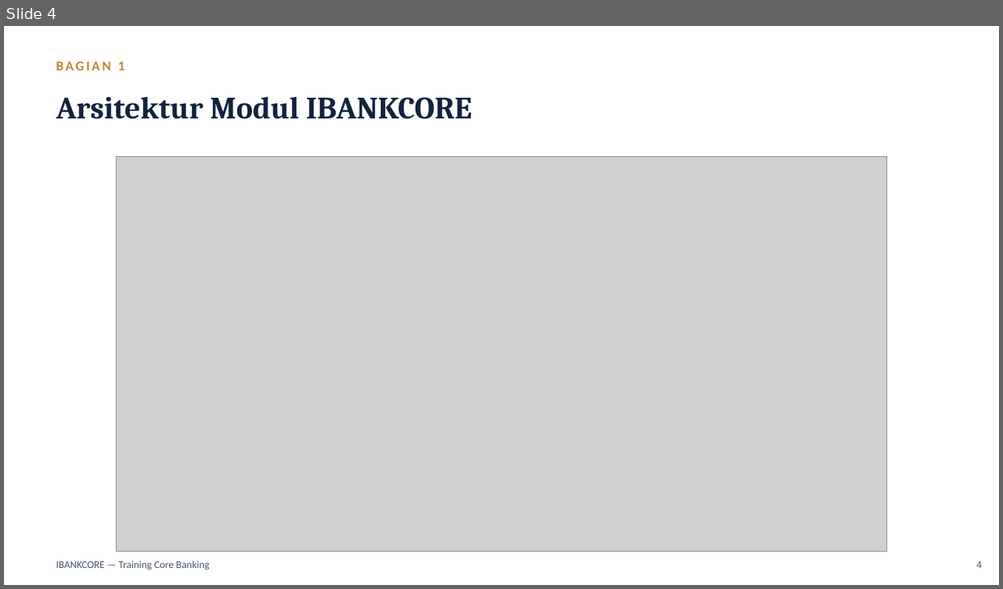
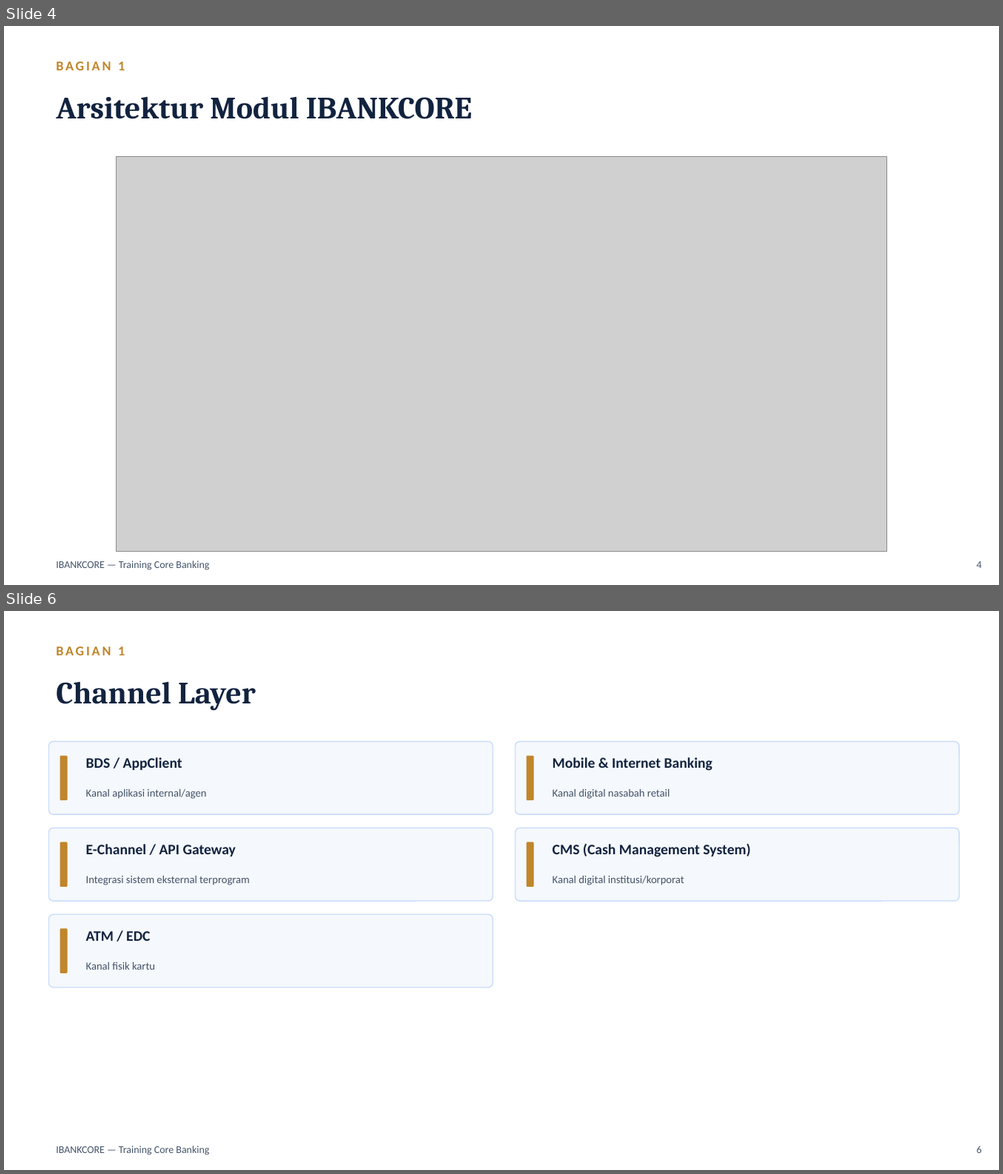
Before and after one commit to wisnu/ibankcore-training-materials, a slide deck: deployments/cgs-pos/dist/materi_training_ibankcore.pptx. Shown one above the other, each under a label of ours: slide 4 before the commit, slides 4 and 6 after it; the slides between them are not shown. The pictures are 1003x589 and 1003x1174 pixels, drawn with LibreOffice and Linux fonts; fonts in the diff are those of the drawing; grey boxes stand for pictures. Boxes give left, top, right and bottom in pixels: in the first picture for what was removed or moved away, otherwise in the second. Text is boxed around its words. In the diff, an @@ line names an element or a change of style, - is before the commit and + after.

Commit message:
Reorganize architecture section into 4 head groups matching the diagram
Restructure section 2 (Arsitektur Modul IBANKCORE) into four top-level
groups mirroring the four boxes in the diagram: Channel Layer, Core
Banking System (with Modul Utama, Lapisan Data, Core vs Enterprise,
and Switching-CGS as sub-headings), Internal Support Layer, and 3rd
Party Service. Update cross-references accordingly and add matching
slides (agenda cards for the 4 groups, plus a Channel Layer slide).

```diff
--- a/deployments/cgs-pos/dist/materi_training_ibankcore.pptx
+++ b/deployments/cgs-pos/dist/materi_training_ibankcore.pptx
@@ slide 6 added at (4,611,999,1170), background #FFFFFF @@
@@ text added at (56,647,125,655), 13 pt, text #C0862B, bold @@
+BAGIAN 1
@@ text added at (56,682,256,711), 30 pt, text #12233F, bold @@
+Channel Layer
@@ rounded rectangle added at (48,741,492,815), fill #F5F8FC, outline #CADCFC 1 pt @@
@@ rounded rectangle added at (515,741,959,815), fill #F5F8FC, outline #CADCFC 1 pt @@
@@ rounded rectangle added at (60,756,68,800), fill #C0862B @@
@@ text added at (86,758,182,770), 14 pt, text #12233F, bold @@
+BDS / AppClient
@@ rounded rectangle added at (526,756,534,800), fill #C0862B @@
@@ text added at (552,758,712,771), 14 pt, text #12233F, bold @@
+Mobile & Internet Banking
@@ text added at (86,789,206,799), 10.5 pt, text #44546A @@
+Kanal aplikasi internal/agen
@@ text added at (552,789,669,799), 10.5 pt, text #44546A @@
+Kanal digital nasabah retail
@@ rounded rectangle added at (48,828,492,901), fill #F5F8FC, outline #CADCFC 1 pt @@
@@ rounded rectangle added at (515,828,959,901), fill #F5F8FC, outline #CADCFC 1 pt @@
@@ rounded rectangle added at (60,843,68,887), fill #C0862B @@
@@ text added at (86,844,236,857), 14 pt, text #12233F, bold @@
+E-Channel / API Gateway
@@ rounded rectangle added at (526,843,534,887), fill #C0862B @@
@@ text added at (552,843,750,857), 14 pt, text #12233F, bold @@
+CMS (Cash Management System)
@@ text added at (86,876,250,886), 10.5 pt, text #44546A @@
+Integrasi sistem eksternal terprogram
@@ text added at (552,876,684,886), 10.5 pt, text #44546A @@
+Kanal digital institusi/korporat
@@ rounded rectangle added at (48,914,492,988), fill #F5F8FC, outline #CADCFC 1 pt @@
@@ rounded rectangle added at (60,929,68,974), fill #C0862B @@
@@ text added at (86,931,150,941), 14 pt, text #12233F, bold @@
+ATM / EDC
@@ text added at (86,963,155,970), 10.5 pt, text #44546A @@
+Kanal fisik kartu
@@ text added at (56,1146,209,1156), 10 pt, text #44546A @@
+IBANKCORE — Training Core Banking
@@ text added at (976,1146,982,1153), 10 pt, text #44546A @@
+6
```
Also in this commit, not shown: 23 slides changed, 1 other slide added, 3 other files.
